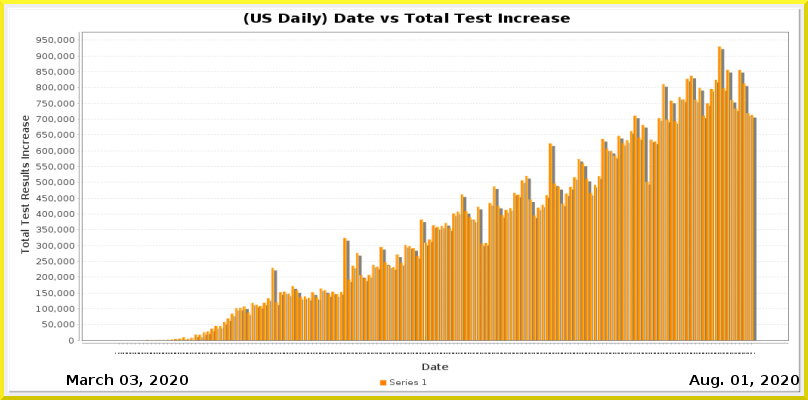
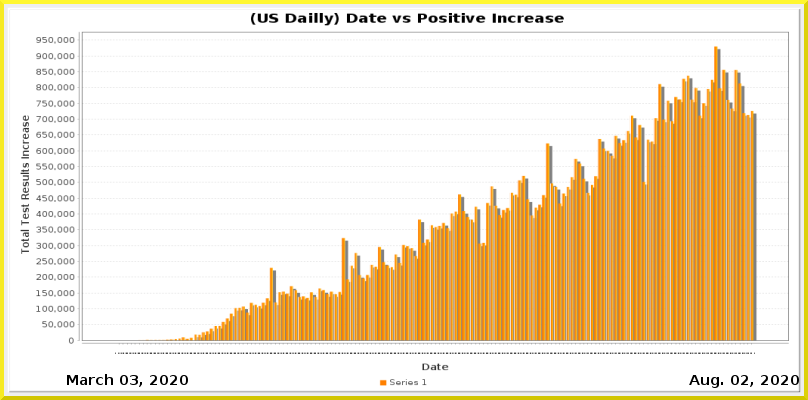
Comparing the layer stacks of the two 808×400 images. Changes:
painted on "Current Date" over [741, 375, 748, 385]
painted on "Date_vs_TestIncrease.png" over [145, 12, 757, 354]
